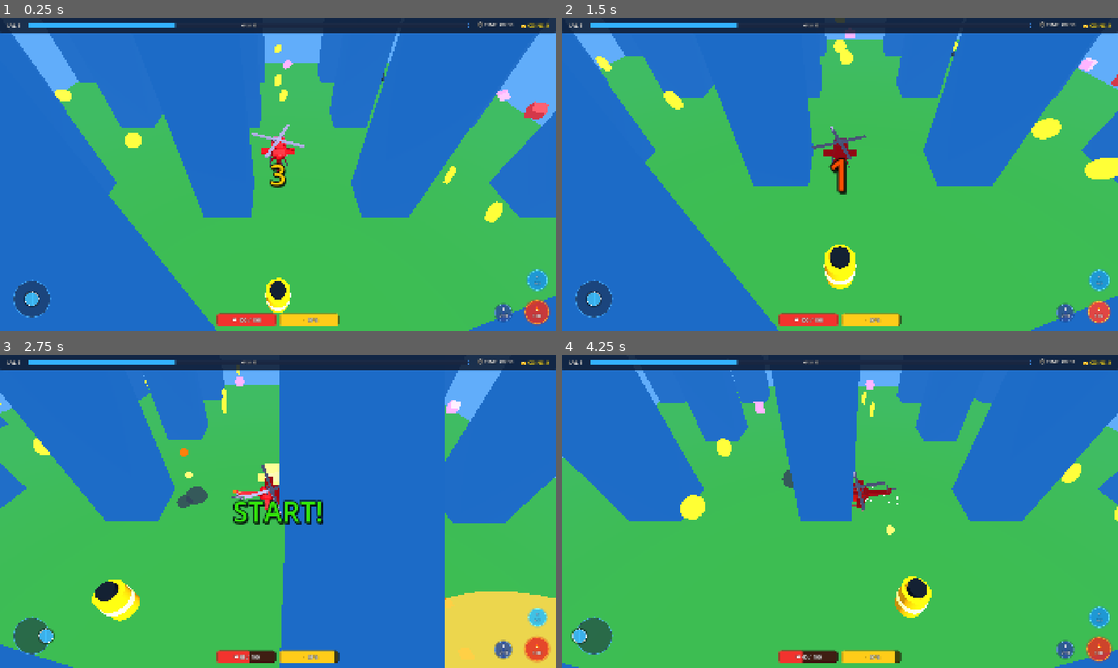
Above: before the commit, frames 1-4 (two rows, left to right).
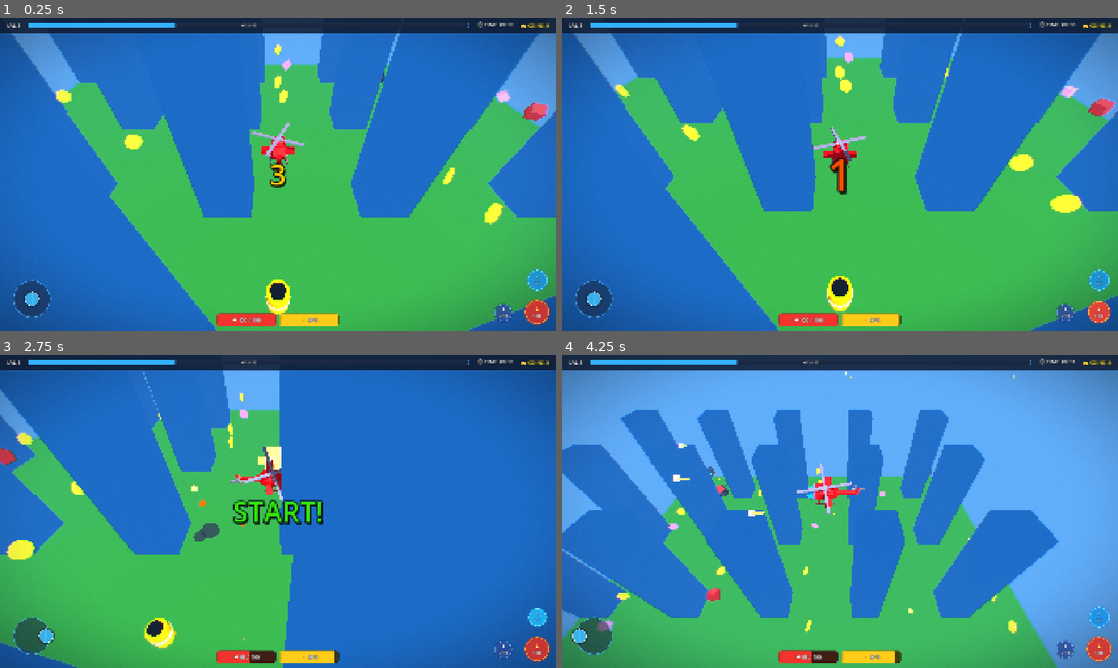
Above: after the commit, the same moments.

Repository: ArnavNah/Godot-Heli-Havoc-Like-Clone
Game: Godot game, scene res://scenes/game/treadmill_level.tscn
Two runs of this game, one before a commit and one after it. Both use one fixed random seed, a clock stepped at 60 frames per second and the inputs below. This scene is started directly instead of the project's main scene.
Inputs (mouse positions are in pixels of both pictures, inside the frame that each line leads up to):
- Up to frame 1 (0.25 s): no input
- Up to frame 2 (1.5 s): tap Enter at 0.5 s; drag from (595, 299) to (895, 105) at 0.52 s; drag from (1101, 312) to (812, 237) at 1.27 s
- Up to frame 3 (2.75 s): move the mouse to (539, 617) at 2.02 s; press the mouse at (539, 617) at 2.03 s; hold D (move_right) from 2.03 s (still down)
- Up to frame 4 (4.25 s): release D (move_right) at 2.75 s; release the mouse at (1101, 617) at 2.75 s; drag from (1067, 649) to (673, 464) at 2.77 s; move the mouse to (1006, 558) at 3.52 s; press the mouse at (1006, 558) at 3.53 s; hold A (move_left) from 3.53 s (still down)

The runs differ from the first frame. In frame 1, 8.8% of the frame differs, in the area x 0-100%, y 4-100%; in frame 2, 18%; in frame 3, 26%; in frame 4, 67%.

Commit message:
feat: harden XP level-up queue, reduce descent velocity, add quick tilt and arcade post-processing shader

Diff:
--- a/project.godot
+++ b/project.godot
@@ -29,7 +29,6 @@
 window/size/window_height_override=720
 window/stretch/mode="canvas_items"
 window/stretch/aspect="expand"
-window/handheld/orientation=0
 
 [editor_plugins]
 
@@ -80,7 +79,6 @@
 [input_devices]
 
 pointing/emulate_touch_from_mouse=true
-pointing/emulate_mouse_from_touch=true
 
 [layer_names]
 
@@ -94,8 +92,8 @@
 [physics]
 
 common/physics_ticks_per_second=120
+3d/physics_engine="Jolt Physics"
 common/physics_interpolation=true
-3d/physics_engine="Jolt Physics"
 
 [rendering]
 
--- /dev/null
+++ b/resources/shaders/arcade_post_process.gdshader
@@ -0,0 +1,39 @@
+shader_type canvas_item;
+
+uniform sampler2D screen_texture : hint_screen_texture, filter_linear_mipmap;
+
+uniform float vignette_intensity : hint_range(0.0, 1.5) = 0.42;
+uniform float vignette_opacity : hint_range(0.0, 1.0) = 0.55;
+uniform vec4 vignette_color : source_color = vec4(0.02, 0.05, 0.12, 1.0);
+
+uniform float chromatic_aberration : hint_range(0.0, 0.02) = 0.0035;
+uniform float grain_intensity : hint_range(0.0, 0.1) = 0.015;
+
+float random(vec2 uv) {
+	return fract(sin(dot(uv.xy, vec2(12.9898, 78.233))) * 43758.5453123);
+}
+
+void fragment() {
+	vec2 uv = SCREEN_UV;
+	vec2 center_offset = uv - vec2(0.5);
+	float dist_from_center = length(center_offset);
+
+	// 1. Subtle Chromatic Aberration (Radial RGB split increasing toward edges)
+	float split = chromatic_aberration * dist_from_center;
+	vec2 dir = normalize(center_offset + vec2(0.0001));
+
+	float r = texture(screen_texture, uv - dir * split).r;
+	float g = texture(screen_texture, uv).g;
+	float b = texture(screen_texture, uv + dir * split).b;
+	vec3 scene_col = vec3(r, g, b);
+
+	// 2. Cinematic Vignette
+	float vignette = smoothstep(0.85, 0.85 - vignette_intensity, dist_from_center);
+	scene_col = mix(vignette_color.rgb, scene_col, mix(1.0, vignette, vignette_opacity));
+
+	// 3. Subtle Film Grain for tactile arcade feel
+	float grain = (random(uv + vec2(TIME * 0.01, TIME * 0.02)) - 0.5) * grain_intensity;
+	scene_col += vec3(grain);
+
+	COLOR = vec4(scene_col, 1.0);
+}
--- /dev/null
+++ b/resources/shaders/arcade_post_process.tres
@@ -0,0 +1,11 @@
+[gd_resource type="ShaderMaterial" load_steps=2 format=3]
+
+[ext_resource type="Shader" path="res://resources/shaders/arcade_post_process.gdshader" id="1_post"]
+
+[resource]
+shader = ExtResource("1_post")
+shader_parameter/vignette_intensity = 0.45
+shader_parameter/vignette_opacity = 0.5
+shader_parameter/vignette_color = Color(0.01, 0.04, 0.1, 1)
+shader_parameter/chromatic_aberration = 0.003
+shader_parameter/grain_intensity = 0.012
--- a/scenes/game/city_arena.tscn
+++ b/scenes/game/city_arena.tscn
@@ -9,24 +9,32 @@
 
 [sub_resource type="Environment" id="Environment_arena"]
 background_mode = 1
-background_color = Color(0, 1, 1, 1)
+background_color = Color(0, 0.92, 0.98, 1)
 ambient_light_source = 2
-ambient_light_color = Color(0.4, 0.9, 1, 1)
-ambient_light_energy = 1.0
+ambient_light_color = Color(0.45, 0.85, 1, 1)
+ambient_light_energy = 0.95
+tonemap_mode = 3
+tonemap_exposure = 1.08
+tonemap_white = 1.0
+glow_enabled = true
+glow_normalized = true
+glow_intensity = 0.9
+glow_bloom = 0.22
+glow_hdr_threshold = 0.95
 fog_enabled = true
-fog_light_color = Color(0, 1, 1, 1)
-fog_light_energy = 1.0
-fog_density = 0.008
+fog_light_color = Color(0.1, 0.82, 0.95, 1)
+fog_light_energy = 0.9
+fog_density = 0.006
 fog_sky_affect = 1.0
-fog_height = 10.0
-fog_height_density = 0.1
+fog_height = 8.0
+fog_height_density = 0.08
 fog_depth_curve = 0.8
-fog_depth_begin = 18.0
-fog_depth_end = 125.0
-glow_enabled = true
-glow_intensity = 1.15
-glow_bloom = 0.2
-glow_hdr_threshold = 1.0
+fog_depth_begin = 25.0
+fog_depth_end = 160.0
+adjustment_enabled = true
+adjustment_brightness = 1.02
+adjustment_contrast = 1.18
+adjustment_saturation = 1.25
 
 [node name="CityArena" type="Node3D"]
 script = ExtResource("1_arena")
@@ -56,6 +64,7 @@
 player_path = NodePath("../PlayerHeli")
 
 [node name="LevelUpCanvasLayer" type="CanvasLayer" parent="."]
+process_mode = 3
 layer = 20
 
 [node name="LevelUpScreen" parent="LevelUpCanvasLayer" instance=ExtResource("6_lvlup")]
--- a/scenes/game/floating_arena.tscn
+++ b/scenes/game/floating_arena.tscn
@@ -12,19 +12,27 @@
 background_color = Color(0.35, 0.78, 0.98, 1)
 ambient_light_source = 2
 ambient_light_color = Color(0.65, 0.82, 0.98, 1)
-ambient_light_energy = 0.9
+ambient_light_energy = 0.95
+tonemap_mode = 3
+tonemap_exposure = 1.08
+tonemap_white = 1.0
+glow_enabled = true
+glow_normalized = true
+glow_intensity = 0.9
+glow_bloom = 0.22
+glow_hdr_threshold = 0.95
 fog_enabled = true
 fog_mode = 1
 fog_light_color = Color(0.35, 0.78, 0.98, 1)
-fog_density = 0.008
+fog_density = 0.006
 fog_height = 2.0
 fog_height_density = 0.08
-fog_depth_begin = 55.0
+fog_depth_begin = 45.0
 fog_depth_end = 220.0
-glow_enabled = true
-glow_intensity = 1.15
-glow_bloom = 0.2
-glow_hdr_threshold = 1.0
+adjustment_enabled = true
+adjustment_brightness = 1.02
+adjustment_contrast = 1.18
+adjustment_saturation = 1.25
 
 [node name="CityArena" type="Node3D"]
 script = ExtResource("1_arena")
@@ -54,6 +62,7 @@
 player_path = NodePath("../PlayerHeli")
 
 [node name="LevelUpCanvasLayer" type="CanvasLayer" parent="."]
+process_mode = 3
 layer = 20
 
 [node name="LevelUpScreen" parent="LevelUpCanvasLayer" instance=ExtResource("6_lvlup")]
--- a/scenes/ui/heli_hud.tscn
+++ b/scenes/ui/heli_hud.tscn
@@ -1,7 +1,8 @@
-[gd_scene load_steps=20 format=3]
+[gd_scene load_steps=21 format=3]
 
 [ext_resource type="Script" path="res://scripts/ui/heli_hud.gd" id="1_hud"]
 [ext_resource type="PackedScene" path="res://scenes/ui/mobile_controls.tscn" id="2_mob"]
+[ext_resource type="Material" path="res://resources/shaders/arcade_post_process.tres" id="3_post"]
 
 [sub_resource type="StyleBoxFlat" id="StyleBoxFlat_top_bar"]
 bg_color = Color(0.06, 0.1, 0.18, 0.85)
@@ -153,6 +154,15 @@
 process_mode = 3
 script = ExtResource("1_hud")
 
+[node name="PostProcessEffect" type="ColorRect" parent="."]
+material = ExtResource("3_post")
+anchors_preset = 15
+anchor_right = 1.0
+anchor_bottom = 1.0
+grow_horizontal = 2
+grow_vertical = 2
+mouse_filter = 2
+
 [node name="TopBar" type="PanelContainer" parent="."]
 anchors_preset = 10
 anchor_right = 1.0
--- a/scenes/ui/upgrade_card.tscn
+++ b/scenes/ui/upgrade_card.tscn
@@ -38,6 +38,7 @@
 outline_color = Color(0.05, 0.05, 0.1, 1)
 
 [node name="UpgradeCard" type="Button"]
+process_mode = 3
 custom_minimum_size = Vector2(220, 290)
 theme_override_styles/normal = SubResource("StyleBoxFlat_normal")
 script = ExtResource("1_card")
--- a/scripts/managers/game_manager.gd
+++ b/scripts/managers/game_manager.gd
@@ -74,6 +74,8 @@
 	max_boost = 100.0
 
 	upgrade_levels.clear()
+	pending_level_ups = 0
+	is_leveling_up = false
 
 	gold_changed.emit(gold)
 	xp_updated.emit(current_xp, xp_required, level)
@@ -105,6 +107,9 @@
 				total += flat * lvl
 	return total
 
+var pending_level_ups: int = 0
+var is_leveling_up: bool = false
+
 func add_gold(amount: int = 1) -> void:
 	var coin_mult = get_stat_multiplier("coin_value")
 	var total = int(amount * coin_mult * gold_multiplier)
@@ -124,14 +129,17 @@
 		high_score = score
 	score_changed.emit(score)
 
-	# Check for level up threshold
-	if current_xp >= xp_required:
+	# Check for level up threshold (support multi-level pickups)
+	while current_xp >= xp_required:
 		current_xp -= xp_required
 		level += 1
 		xp_required = int(xp_required * 1.35) + 8
+		pending_level_ups += 1
+
+	xp_updated.emit(current_xp, xp_required, level)
+
+	if pending_level_ups > 0 and not is_leveling_up:
 		_trigger_level_up()
-
-	xp_updated.emit(current_xp, xp_required, level)
 
 func _trigger_level_up() -> void:
 	# Filter available upgrades not yet maxed out
@@ -142,6 +150,12 @@
 		if curr_lvl < max_lvl:
 			available.append(upg)
 
+	if available.is_empty():
+		pending_level_ups = 0
+		is_leveling_up = false
+		return
+
+	is_leveling_up = true
 	available.shuffle()
 	var choices: Array = []
 	for i in range(mini(3, available.size())):
@@ -182,6 +196,12 @@
 		title = upgrade_resource.get_title_for_level(new_lvl)
 	notification_triggered.emit("%s UNLOCKED!" % title.to_upper())
 
+	pending_level_ups = max(0, pending_level_ups - 1)
+	is_leveling_up = false
+
+	if pending_level_ups > 0:
+		_trigger_level_up()
+
 func _update_player_stats() -> void:
 	var players = get_tree().get_nodes_in_group("PlayerHeli")
 	if players.is_empty():
--- a/scripts/player/player_heli.gd
+++ b/scripts/player/player_heli.gd
@@ -18,20 +18,22 @@
 @export var coast_deceleration: float = 38.0
 
 @export_group("2. Vertical Lift & Descent")
-@export var max_rise_speed: float = 9.0
-@export var max_fall_speed: float = 6.5
-@export var lift_acceleration: float = 18.0
-@export var sink_acceleration: float = 10.0
+@export var max_rise_speed: float = 8.5
+@export var max_fall_speed: float = 2.4
+@export var dive_speed: float = 4.0
+@export var neutral_sink_speed: float = 0.6
+@export var lift_acceleration: float = 16.0
+@export var sink_acceleration: float = 4.2
 
 @export_group("3. Visual Yaw & Heading")
-@export var yaw_speed: float = 7.0 # rad/sec
+@export var yaw_speed: float = 7.5 # rad/sec
 @export var min_yaw_velocity_threshold: float = 0.35 # m/s
 
 @export_group("4. Visual Banking & Pitch")
-@export var max_roll_deg: float = 32.0
-@export var max_pitch_deg: float = 12.0
-@export var bank_enter_response: float = 12.0
-@export var bank_return_response: float = 7.5
+@export var max_roll_deg: float = 34.0
+@export var max_pitch_deg: float = 14.0
+@export var bank_enter_response: float = 18.0
+@export var bank_return_response: float = 9.5
 
 @export_group("5. Cosmetic Hover Feel")
 @export var cosmetic_bob_amplitude: float = 0.16
@@ -299,11 +301,12 @@
 		vertical_velocity = move_toward(vertical_velocity, max_rise_speed, lift_acceleration * delta)
 		_drain_fuel(lift_fuel_drain_rate * delta)
 	elif wants_descend:
-		vertical_velocity = move_toward(vertical_velocity, -max_fall_speed * 1.4, sink_acceleration * 1.8 * delta)
+		# Controlled descent without plunging
+		vertical_velocity = move_toward(vertical_velocity, -dive_speed, sink_acceleration * 1.5 * delta)
 		_drain_fuel(base_fuel_drain_rate * delta)
 	else:
-		# Buoyant continuous descent through 0
-		vertical_velocity = move_toward(vertical_velocity, -max_fall_speed, sink_acceleration * delta)
+		# Buoyant continuous float with very gentle settling
+		vertical_velocity = move_toward(vertical_velocity, -neutral_sink_speed, sink_acceleration * delta)
 		_drain_fuel(base_fuel_drain_rate * delta)
 
 	# 4. Construct Authoritative Velocity & Execute Floating Physics Slide
@@ -357,19 +360,24 @@
 		var h_accel = (horizontal_velocity - _prev_horizontal_velocity) / maxf(0.0001, delta)
 		_prev_horizontal_velocity = horizontal_velocity
 
-		# Project acceleration onto screen-relative axes
+		# Project velocity and acceleration onto screen-relative axes
+		var screen_vx = horizontal_velocity.dot(cam_right) / max_speed
+		var screen_vz = horizontal_velocity.dot(cam_forward) / max_speed
+
 		var screen_accel_x = h_accel.dot(cam_right)
 		var screen_accel_z = h_accel.dot(cam_forward)
 
-		# Roll: Strong bank during turns/dodges, relaxing during steady straight travel
-		var accel_roll = -clamp(screen_accel_x / 42.0, -1.0, 1.0) * deg_to_rad(max_roll_deg)
-		var steady_roll = -clamp(horizontal_velocity.dot(cam_right) / max_speed, -1.0, 1.0) * deg_to_rad(max_roll_deg * 0.22)
-		var target_roll = clamp(accel_roll + steady_roll, -deg_to_rad(max_roll_deg), deg_to_rad(max_roll_deg))
-
-		# Pitch: Forward acceleration digs nose down, braking/reversing raises nose
-		var target_pitch = -clamp(screen_accel_z / 38.0, -1.0, 1.0) * deg_to_rad(max_pitch_deg)
-
-		# Asymmetric frame-rate independent exponential smoothing (snappy enter, smooth return)
+		# Quick smooth tilt: direct velocity bank + snappy acceleration kick into turns
+		var direct_roll = -clamp(screen_vx, -1.0, 1.0) * deg_to_rad(max_roll_deg * 0.72)
+		var accel_roll = -clamp(screen_accel_x / 28.0, -1.0, 1.0) * deg_to_rad(max_roll_deg * 0.48)
+		var target_roll = clamp(direct_roll + accel_roll, -deg_to_rad(max_roll_deg), deg_to_rad(max_roll_deg))
+
+		# Pitch: Forward velocity dips nose down, braking/reversing pitches up
+		var direct_pitch = -clamp(screen_vz, -1.0, 1.0) * deg_to_rad(max_pitch_deg * 0.65)
+		var accel_pitch = -clamp(screen_accel_z / 25.0, -1.0, 1.0) * deg_to_rad(max_pitch_deg * 0.5)
+		var target_pitch = clamp(direct_pitch + accel_pitch, -deg_to_rad(max_pitch_deg), deg_to_rad(max_pitch_deg))
+
+		# Asymmetric fast exponential smoothing (quick enter, buttery return)
 		var cur_roll = banking_root.rotation.z
 		var cur_pitch = banking_root.rotation.x
 
--- a/scripts/ui/level_up_screen.gd
+++ b/scripts/ui/level_up_screen.gd
@@ -36,10 +36,10 @@
 			card.upgrade_selected.connect(_on_card_selected)
 
 func _on_card_selected(upgrade: Resource) -> void:
-	# 1. Apply upgrade
 	if GameManager:
 		GameManager.apply_upgrade(upgrade)
+		if GameManager.get("pending_level_ups") != null and GameManager.pending_level_ups > 0:
+			return
 
-	# 2. Resume gameplay
 	visible = false
 	get_tree().paused = false
Not shown, added: resources/shaders/arcade_post_process.gdshader.uid
